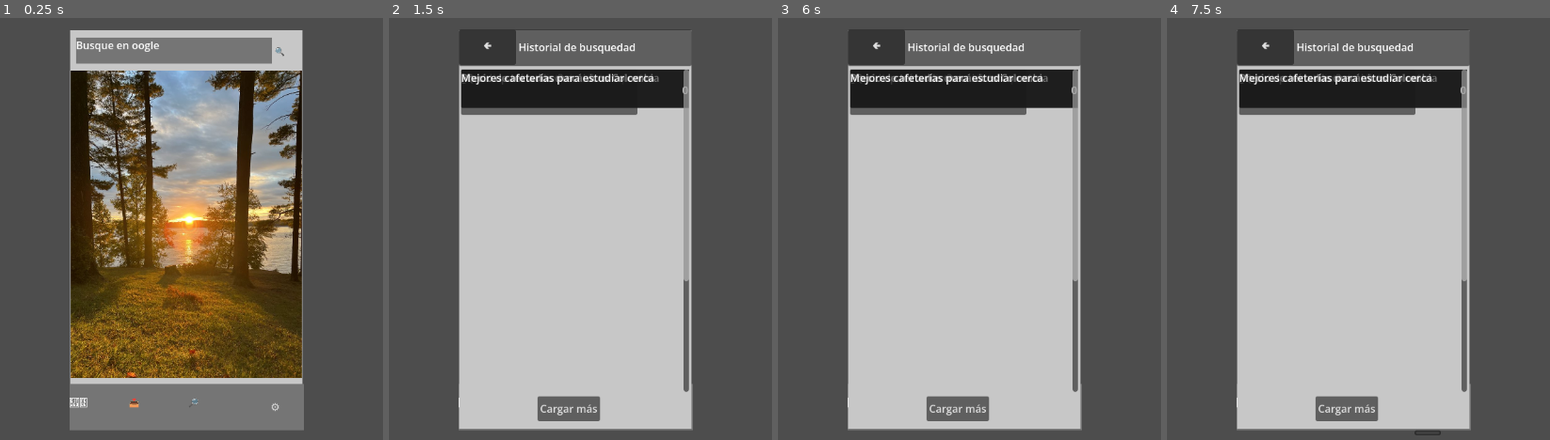
Above: before the commit, frames 1-4 (left to right).
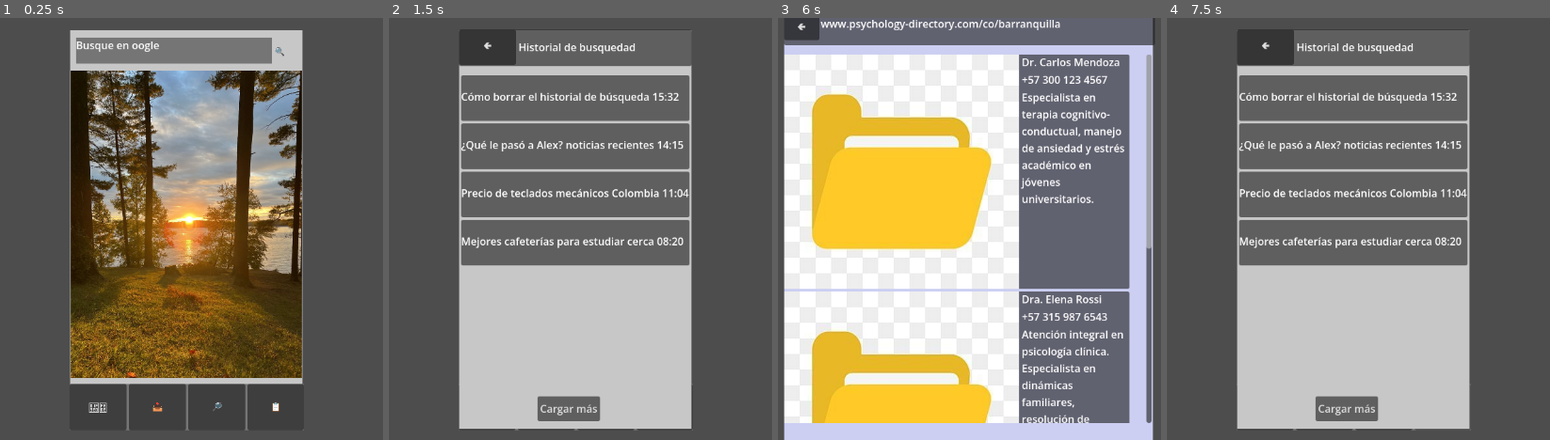
Above: after the commit, the same moments.

Repository: mspedraza09/What_happened_to_Alex-_
Game: Godot game, scene res://game/scenes/apps_2/AppBrowser/BrowserScreen.tscn
The game is run twice, just before and just after one commit, with the same random seed, the same clock (stepped at 60 frames per second) and the same inputs. The project has no main scene, so this scene is started directly.
Inputs (mouse positions are in pixels of both pictures, inside the frame that each line leads up to; where the layout moved, square brackets give the same spot in the first picture):
- Up to frame 1 (0.25 s): no input
- Up to frame 2 (1.5 s): click "⚙️" (after the commit: "📋") at 0.5 s; click (488, 406) at 1.25 s, where only the run after the commit has a clickable "🏠︎"
- Up to frame 3 (6 s): click "Cargar más" at 2 s; click (935, 406) at 2.75 s, where only the run after the commit has a clickable "📥"; click (996, 406) at 3.5 s, where only the run after the commit has a clickable "🔎"; click (938, 93) at 4.27 s; click (965, 98) [938, 93] at 5 s; click (965, 144) at 5.77 s
- Up to frame 4 (7.5 s): click "🢀" at 6.5 s; click "⚙️" (after the commit: "📋") at 7.25 s

The runs differ from the first frame. In frame 1, 6.6% of the frame differs, in the area x 18-80%, y 86-98%; in frame 2, 26%; in frame 3, 93%, in the area x 1-99%, y 0-100%; in frame 4, 26%.

Commit message:
Terminación AppBrowser

Diff:
--- a/what-happened-to-alex--/game/scenes/apps_2/AppBrowser/BrowserScreen.tscn
+++ b/what-happened-to-alex--/game/scenes/apps_2/AppBrowser/BrowserScreen.tscn
@@ -3,6 +3,7 @@
 [ext_resource type="Texture2D" uid="uid://djqixn278obdb" path="res://game/assets/paisaje.jpeg" id="1_bke1k"]
 [ext_resource type="Script" uid="uid://c4vxoledao4mb" path="res://game/scenes/apps_2/AppBrowser/browser_screen.gd" id="1_gfohv"]
 [ext_resource type="PackedScene" uid="uid://cjv61xtv1awnn" path="res://game/scenes/apps_2/AppBrowser/history_panel01.tscn" id="3_gfohv"]
+[ext_resource type="PackedScene" uid="uid://vbefr0fc80f4" path="res://game/scenes/apps_2/AppBrowser/WebScreen.tscn" id="4_k7ksn"]
 
 [node name="BrowserScreen" type="Control" unique_id=1326252284]
 layout_mode = 3
@@ -70,28 +71,39 @@
 [node name="Menu" type="HBoxContainer" parent="MarginContaineMenu" unique_id=281696305]
 layout_mode = 2
 
-[node name="House" type="Label" parent="MarginContaineMenu/Menu" unique_id=1886877928]
+[node name="House" type="Button" parent="MarginContaineMenu/Menu" unique_id=1386922382]
 custom_minimum_size = Vector2(87.5, 40)
 layout_mode = 2
 text = "🏠︎"
 
-[node name="Guard" type="Label" parent="MarginContaineMenu/Menu" unique_id=632327]
+[node name="Guard" type="Button" parent="MarginContaineMenu/Menu" unique_id=402398674]
 custom_minimum_size = Vector2(87.5, 40)
 layout_mode = 2
 text = "📥"
 
-[node name="Search" type="Label" parent="MarginContaineMenu/Menu" unique_id=56417587]
+[node name="Search" type="Button" parent="MarginContaineMenu/Menu" unique_id=948392966]
 custom_minimum_size = Vector2(87.5, 40)
 layout_mode = 2
 text = "🔎"
 
-[node name="Setting" type="MenuButton" parent="MarginContaineMenu/Menu" unique_id=863466200]
-custom_minimum_size = Vector2(86, 40)
+[node name="Setting" type="Button" parent="MarginContaineMenu/Menu" unique_id=1743946589]
+custom_minimum_size = Vector2(86, 50)
 layout_mode = 2
-text = "⚙️"
+text = "📋"
 
 [node name="HistoryPanel01" parent="." unique_id=1636176363 instance=ExtResource("3_gfohv")]
 visible = false
 layout_mode = 1
 
+[node name="WebScreen" parent="." unique_id=746974188 instance=ExtResource("4_k7ksn")]
+layout_mode = 1
+anchors_preset = -1
+anchor_left = 0.27600002
+anchor_right = 0.77300006
+anchor_bottom = 0.93600005
+offset_left = 0.047973633
+offset_top = -4.0
+offset_right = 0.50390625
+offset_bottom = 37.471985
+
 [connection signal="pressed" from="MarginContaineMenu/Menu/Setting" to="." method="_on_search_menu_pressed"]
--- a/what-happened-to-alex--/game/scenes/apps_2/AppBrowser/HistoricalItems.tscn
+++ b/what-happened-to-alex--/game/scenes/apps_2/AppBrowser/HistoricalItems.tscn
@@ -1,20 +1,50 @@
 [gd_scene format=3 uid="uid://bf1jaixjp76us"]
 
-[ext_resource type="Script" uid="uid://dtceopvuifbc1" path="res://game/scenes/apps_2/AppBrowser/historical_items.gd" id="1_meqgm"]
+[sub_resource type="GDScript" id="GDScript_1n53c"]
+script/source = "extends Button
+@export var name_search: String = \"Nombre busquedad\"
+@export var time_search: String = \"Fecha\"
+var action_type: String = \"Active/None\"
+
+# Called when the node enters the scene tree for the first time.
+func _ready() -> void:
+	pass
+# Called every frame. 'delta' is the elapsed time since the previous frame.
+func _process(delta: float) -> void:
+	pass
+
+func configurar_item(titulo: String, hora: String, tipo: String) -> void:
+	name_search = titulo
+	time_search = hora
+	action_type = tipo
+	%Name.text = name_search
+	%Time.text = time_search
+
+func _pressed() -> void:
+	if action_type == \"active\":
+		print(\"¡Clic en ítem Activo! Abriendo la web...\")
+		# Buscamos a BrowserScreen en la raíz para ejecutar el cambio de pantalla
+		var browser = get_tree().current_scene
+		if browser.has_method(\"abrir_pantalla_web\"):
+			browser.abrir_pantalla_web()
+	else:
+		print(\"Clic en ítem de relleno. No pasa nada.\")
+"
 
 [node name="HistorialItems" type="Button" unique_id=762179161]
-offset_right = 381.0
-offset_bottom = 59.0
-script = ExtResource("1_meqgm")
+custom_minimum_size = Vector2(350, 70)
+offset_right = 392.0
+offset_bottom = 74.0
+size_flags_horizontal = 3
+script = SubResource("GDScript_1n53c")
 
 [node name="HBoxContainer" type="HBoxContainer" parent="." unique_id=1455596633]
 layout_mode = 0
-offset_right = 381.0
-offset_bottom = 63.0
+offset_right = 394.0
+offset_bottom = 72.0
 
 [node name="Name" type="Label" parent="HBoxContainer" unique_id=1185922397]
 unique_name_in_owner = true
-custom_minimum_size = Vector2(260, 60)
 layout_mode = 2
 size_flags_horizontal = 3
 text = "María"
@@ -22,4 +52,5 @@
 [node name="Time" type="Label" parent="HBoxContainer" unique_id=548253225]
 unique_name_in_owner = true
 layout_mode = 2
+size_flags_horizontal = 3
 text = "14-08-26"
--- /dev/null
+++ b/what-happened-to-alex--/game/scenes/apps_2/AppBrowser/PsychologistItem.tscn
@@ -0,0 +1,36 @@
+[gd_scene format=3 uid="uid://dg55fjgfxjfjd"]
+
+[ext_resource type="Script" uid="uid://b8sskrganmba8" path="res://game/scenes/apps_2/AppBrowser/psychologist_item.gd" id="1_p2qyt"]
+
+[node name="PsychologistItem" type="PanelContainer" unique_id=1995100835]
+anchors_preset = 15
+anchor_right = 1.0
+anchor_bottom = 1.0
+grow_horizontal = 2
+grow_vertical = 2
+size_flags_horizontal = 3
+script = ExtResource("1_p2qyt")
+
+[node name="MarginContainer" type="MarginContainer" parent="." unique_id=408698300]
+layout_mode = 2
+
+[node name="HBoxContainer" type="HBoxContainer" parent="MarginContainer" unique_id=748493039]
+layout_mode = 2
+
+[node name="ProfilePhoto" type="TextureRect" parent="MarginContainer/HBoxContainer" unique_id=861043127]
+layout_mode = 2
+
+[node name="TextContainer" type="VBoxContainer" parent="MarginContainer/HBoxContainer" unique_id=1217886342]
+layout_mode = 2
+size_flags_horizontal = 3
+
+[node name="NameLabel" type="Label" parent="MarginContainer/HBoxContainer/TextContainer" unique_id=118691859]
+layout_mode = 2
+
+[node name="PhoneLabel" type="Label" parent="MarginContainer/HBoxContainer/TextContainer" unique_id=1796491659]
+layout_mode = 2
+
+[node name="DescriptionLabel" type="Label" parent="MarginContainer/HBoxContainer/TextContainer" unique_id=2062738651]
+layout_mode = 2
+size_flags_vertical = 3
+autowrap_mode = 3
--- /dev/null
+++ b/what-happened-to-alex--/game/scenes/apps_2/AppBrowser/WebScreen.tscn
@@ -0,0 +1,57 @@
+[gd_scene format=3 uid="uid://vbefr0fc80f4"]
+
+[ext_resource type="Script" uid="uid://r54s0eiom8h4" path="res://game/scenes/apps_2/AppBrowser/web_screen.gd" id="1_j6jbw"]
+[ext_resource type="PackedScene" uid="uid://dg55fjgfxjfjd" path="res://game/scenes/apps_2/AppBrowser/PsychologistItem.tscn" id="2_6noyi"]
+
+[node name="WebScreen" type="Control" unique_id=746974188]
+layout_mode = 3
+anchors_preset = 15
+anchor_right = 1.0
+anchor_bottom = 1.0
+offset_left = 317.0
+offset_top = 21.0
+offset_right = -268.0
+offset_bottom = 23.0
+grow_horizontal = 2
+grow_vertical = 2
+script = ExtResource("1_j6jbw")
+psychologist_item_scene = ExtResource("2_6noyi")
+
+[node name="Background" type="ColorRect" parent="." unique_id=1069225653]
+layout_direction = 1
+layout_mode = 0
+offset_right = 565.0
+offset_bottom = 662.0
+color = Color(0.7990171, 0.8117478, 0.948217, 1)
+
+[node name="TopBar" type="Panel" parent="." unique_id=1313594309]
+layout_mode = 1
+anchors_preset = -1
+anchor_right = 0.492
+anchor_bottom = 0.054
+offset_top = 1.0
+offset_right = 286.03598
+offset_bottom = 11.007999
+
+[node name="UrlLabel" type="Label" parent="TopBar" unique_id=397588567]
+custom_minimum_size = Vector2(560, 0)
+layout_mode = 0
+offset_left = 56.0
+offset_right = 550.0
+offset_bottom = 32.0
+text = "www.psychology-directory.com/co/barranquilla"
+
+[node name="BackButton" type="Button" parent="TopBar" unique_id=1400758826]
+layout_mode = 0
+offset_right = 54.0
+offset_bottom = 35.0
+text = "🢀"
+
+[node name="ScrollContainer" type="ScrollContainer" parent="." unique_id=278756523]
+layout_mode = 0
+offset_top = 60.0
+offset_right = 563.0
+offset_bottom = 626.0
+
+[node name="ProfileList" type="VBoxContainer" parent="ScrollContainer" unique_id=486007986]
+layout_mode = 2
--- a/what-happened-to-alex--/game/scenes/apps_2/AppBrowser/browser_screen.gd
+++ b/what-happened-to-alex--/game/scenes/apps_2/AppBrowser/browser_screen.gd
@@ -1,10 +1,10 @@
 extends Control
 @onready var history_panel = $HistoryPanel01
-# Ruta exacta basada en tu nuevo árbol: MarginContaineMenu/ColorMenu/Menu/Search
-@onready var btn_search_menu = $MarginContaineMenu/Menu/Setting
+@onready var search_menu_btn = $MarginContaineMenu/Menu/Setting
+@onready var web_screen = $WebScreen
 
 # Base de datos simulada del historial
-var lista_historial: Array = [
+var search_history: Array = [
 	{"titulo": "Cómo borrar el historial de búsqueda", "hora": "15:32", "tipo": "none"},
 	{"titulo": "¿Qué le pasó a Alex? noticias recientes", "hora": "14:15", "tipo": "active"},
 	{"titulo": "Precio de teclados mecánicos Colombia", "hora": "11:04", "tipo": "none"},
@@ -12,23 +12,22 @@
 ]
 
 func _ready() -> void:
-	history_panel.hide() # El historial empieza oculto al iniciar la app
+	history_panel.hide()
+	web_screen.hide() # Nos aseguramos de que la web no se vea al iniciar
 
-	# Conectamos el clic de la lupa del menú inferior
-	if btn_search_menu:
-		btn_search_menu.pressed.connect(_on_search_menu_pressed)
+	if search_menu_btn:
+		search_menu_btn.pressed.connect(_on_search_menu_pressed)
 
 func _on_search_menu_pressed() -> void:
-	# Pasamos los datos al panel y lo hacemos visible
-	history_panel.cargar_historial(lista_historial)
+	# 3. Llamamos a la función (que ahora está en inglés) y pasamos los datos
+	history_panel.load_history(search_history)
 	history_panel.show()
 
 # Función que se ejecuta al clickear el historial correcto de Alex
-func abrir_pantalla_web() -> void:
+func open_web_screen() -> void:
 	history_panel.hide()
-	print("¡Trigger funcionando con éxito! Cambiando a la pantalla de la web...")
-	# Aquí meteremos la escena de la web en la siguiente fase de tu diseño
-
+	print("Trigger successful! Opening the web screen...")
+	web_screen.show() # Mostramos la página de los psicólogos
 
 # Called every frame. 'delta' is the elapsed time since the previous frame.
 func _process(delta: float) -> void:
--- a/what-happened-to-alex--/game/scenes/apps_2/AppBrowser/history_panel01.tscn
+++ b/what-happened-to-alex--/game/scenes/apps_2/AppBrowser/history_panel01.tscn
@@ -1,7 +1,7 @@
 [gd_scene format=3 uid="uid://cjv61xtv1awnn"]
 
 [ext_resource type="Script" uid="uid://b5kgiv3p01eya" path="res://game/scenes/apps_2/AppBrowser/history_panel_01.gd" id="1_uclwr"]
-[ext_resource type="PackedScene" uid="uid://bf1jaixjp76us" path="res://game/scenes/apps_2/AppBrowser/HistoricalItems.tscn" id="3_whk1n"]
+[ext_resource type="PackedScene" uid="uid://e7xr8mnqibx7" path="res://game/scenes/apps_2/AppBrowser/items.tscn" id="3_uclwr"]
 
 [node name="HistoryPanel01" type="Control" unique_id=1636176363]
 layout_mode = 3
@@ -11,7 +11,7 @@
 grow_horizontal = 2
 grow_vertical = 2
 script = ExtResource("1_uclwr")
-item_escena = ExtResource("3_whk1n")
+item_escena = ExtResource("3_uclwr")
 
 [node name="ColorRect2" type="ColorRect" parent="." unique_id=440610010]
 layout_mode = 0
@@ -50,19 +50,20 @@
 layout_mode = 2
 text = "Historial de busquedad"
 
-[node name="ScrollContainer" type="ScrollContainer" parent="." unique_id=1826853710]
-layout_mode = 0
-offset_left = 419.0
-offset_top = 79.0
-offset_right = 768.0
-offset_bottom = 574.0
+[node name="ScrollContainer" type="ScrollContainer" parent="." unique_id=411394317]
+layout_mode = 1
+anchors_preset = -1
+anchor_left = 0.36400002
+anchor_top = 0.136
+anchor_right = 0.66800004
+anchor_bottom = 0.864
+offset_left = -0.32803345
+offset_top = -0.12800598
+offset_right = -0.5360718
+offset_bottom = 0.12799072
+grow_horizontal = 2
+grow_vertical = 2
+horizontal_scroll_mode = 0
 
-[node name="VBoxContainer" type="VBoxContainer" parent="ScrollContainer" unique_id=1915000270]
-custom_minimum_size = Vector2(200, 760)
+[node name="VBoxContainer" type="VBoxContainer" parent="ScrollContainer" unique_id=1158605817]
 layout_mode = 2
-
-[node name="HistoricalItems" parent="ScrollContainer/VBoxContainer" unique_id=762179161 instance=ExtResource("3_whk1n")]
-custom_minimum_size = Vector2(270, 70)
-layout_mode = 2
-
-[connection signal="pressed" from="ScrollContainer/VBoxContainer/HistoricalItems" to="ScrollContainer/VBoxContainer/HistoricalItems" method="_pressed"]
--- a/what-happened-to-alex--/game/scenes/apps_2/AppBrowser/history_panel_01.gd
+++ b/what-happened-to-alex--/game/scenes/apps_2/AppBrowser/history_panel_01.gd
@@ -1,5 +1,5 @@
 extends Control
-@onready var vbox: Button = $ScrollContainer/VBoxContainer/HistoricalItems
+@onready var vbox: VBoxContainer = $ScrollContainer/VBoxContainer
 @onready var btn_back: Button = $TopTitle/HBoxContainer/ButtonBack
 
 # Exportamos una variable para asignarle la escena del botón desde el inspector
@@ -10,7 +10,7 @@
 	if btn_back:
 		btn_back.pressed.connect(hide)
 
-func cargar_historial(lista_busquedas: Array) -> void:
+func load_history(search_list: Array) -> void:
 	# Verificación de seguridad por si olvidaste asignar la escena en el inspector
 	if not item_escena:
 		push_error("¡Error! No has asignado la escena 'HistorialItems' en el Inspector de HistoryPanel01.")
@@ -21,10 +21,9 @@
 		hijo.queue_free()
 
 	# 2. Instanciamos los nuevos ítems basados en el diccionario
-	for datos in lista_busquedas:
+	for datos in search_list:
 		# Creamos una copia nueva de la escena guardada
 		var nuevo_item = item_escena.instantiate()
-
 		# Lo agregamos al contenedor vertical
 		vbox.add_child(nuevo_item)
 
--- a/what-happened-to-alex--/game/scenes/apps_2/AppBrowser/historical_items.gd
+++ b/what-happened-to-alex--/game/scenes/apps_2/AppBrowser/items.gd
@@ -5,7 +5,9 @@
 
 # Called when the node enters the scene tree for the first time.
 func _ready() -> void:
-	pass
+	pass # Replace with function body.
+
+
 # Called every frame. 'delta' is the elapsed time since the previous frame.
 func _process(delta: float) -> void:
 	pass
@@ -19,10 +21,11 @@
 
 func _pressed() -> void:
 	if action_type == "active":
-		print("¡Clic en ítem Activo! Abriendo la web...")
-		# Buscamos a BrowserScreen en la raíz para ejecutar el cambio de pantalla
+		print("Click on active item! Opening web...")
 		var browser = get_tree().current_scene
-		if browser.has_method("abrir_pantalla_web"):
-			browser.abrir_pantalla_web()
+		print("Hola")
+		# Buscamos y ejecutamos la función con su NUEVO nombre en inglés
+		if browser.has_method("open_web_screen"):
+			browser.open_web_screen()
 	else:
-		print("Clic en ítem de relleno. No pasa nada.")
+		print("Regular item clicked. Nothing happens.")
--- /dev/null
+++ b/what-happened-to-alex--/game/scenes/apps_2/AppBrowser/items.tscn
@@ -0,0 +1,27 @@
+[gd_scene format=3 uid="uid://e7xr8mnqibx7"]
+
+[ext_resource type="Script" uid="uid://dsydrblqnldvo" path="res://game/scenes/apps_2/AppBrowser/items.gd" id="1_7mpv1"]
+
+[node name="items" type="Button" unique_id=1618449721]
+custom_minimum_size = Vector2(350, 70)
+anchors_preset = -1
+anchor_right = 0.37500003
+anchor_bottom = 0.11000001
+offset_right = -3.0517578e-05
+offset_bottom = -0.2800064
+script = ExtResource("1_7mpv1")
+
+[node name="HBoxContainer" type="HBoxContainer" parent="." unique_id=1114037823]
+layout_mode = 0
+offset_right = 433.0
+offset_bottom = 66.0
+
+[node name="Name" type="Label" parent="HBoxContainer" unique_id=1469600572]
+unique_name_in_owner = true
+layout_mode = 2
+
+[node name="Time" type="Label" parent="HBoxContainer" unique_id=1333282449]
+unique_name_in_owner = true
+layout_mode = 2
+
+[connection signal="pressed" from="." to="." method="_pressed"]
--- /dev/null
+++ b/what-happened-to-alex--/game/scenes/apps_2/AppBrowser/psychologist_item.gd
@@ -0,0 +1,22 @@
+extends PanelContainer
+@onready var name_label: Label = $MarginContainer/HBoxContainer/TextContainer/NameLabel
+@onready var phone_label: Label = $MarginContainer/HBoxContainer/TextContainer/PhoneLabel
+@onready var description_label: Label = $MarginContainer/HBoxContainer/TextContainer/DescriptionLabel
+@onready var profile_photo: TextureRect = $MarginContainer/HBoxContainer/ProfilePhoto
+var is_key_clue: bool = false
+# Called when the node enters the scene tree for the first time.
+func _ready() -> void:
+	pass # Replace with function body.
+
+# Called every frame. 'delta' is the elapsed time since the previous frame.
+func _process(delta: float) -> void:
+	pass
+
+func setup_profile(data: Dictionary) -> void:
+	name_label.text = data["nombre"]
+	phone_label.text = data["telefono"]
+	description_label.text = data["descripcion"]
+	is_key_clue = data["clave"]
+
+	if data["foto_ruta"] != "":
+		profile_photo.texture = load(data["foto_ruta"])
--- /dev/null
+++ b/what-happened-to-alex--/game/scenes/apps_2/AppBrowser/web_screen.gd
@@ -0,0 +1,53 @@
+extends Control
+@onready var profile_list: VBoxContainer = $ScrollContainer/ProfileList
+@onready var back_button: Button = $TopBar/BackButton
+@export var psychologist_item_scene: PackedScene
+
+var directory_data: Array = [
+	{
+		"nombre": "Dr. Carlos Mendoza",
+		"telefono": "+57 300 123 4567",
+		"descripcion": "Especialista en terapia cognitivo-conductual, manejo de ansiedad y estrés académico en jóvenes universitarios.",
+		"foto_ruta": "res://game/assets/Folder Vector Icon, Folder Icons, Folder Clipart, Folder Icon PNG and Vector with Transparent Background for Free Download.jpeg", # Deja vacío "" si usarás texturas por defecto
+		"clave": false
+	},
+	{
+		"nombre": "Dra. Elena Rossi",
+		"telefono": "+57 315 987 6543",
+		"descripcion": "Atención integral en psicología clínica. Especialista en dinámicas familiares, resolución de conflictos y apoyo en crisis emocionales.",
+		"foto_ruta": "res://game/assets/Folder Vector Icon, Folder Icons, Folder Clipart, Folder Icon PNG and Vector with Transparent Background for Free Download.jpeg",
+		"clave": false
+	},
+	{
+		"nombre": "Dr. Humberto Gómez",
+		"telefono": "+57 311 555 0192",
+		"descripcion": "Psicólogo clínico y forense. Especialista en trauma digital, ciberacoso y manejo de crisis de identidad en entornos virtuales.",
+		"foto_ruta": "res://game/assets/Folder Vector Icon, Folder Icons, Folder Clipart, Folder Icon PNG and Vector with Transparent Background for Free Download.jpeg",
+		"clave": true # Este es el contacto clave para investigar el caso de Alex
+	}
+]
+# Called when the node enters the scene tree for the first time.
+func _ready() -> void:
+	if back_button:
+		back_button.pressed.connect(hide)
+
+	generate_directory()
+
+func generate_directory() -> void:
+	# Limpiamos perfiles viejos
+	for child in profile_list.get_children():
+		child.queue_free()
+
+	if not psychologist_item_scene:
+		return
+
+	# Instanciamos los perfiles
+	for data in directory_data:
+		var new_profile = psychologist_item_scene.instantiate()
+		profile_list.add_child(new_profile)
+
+		if new_profile.has_method("setup_profile"):
+			new_profile.setup_profile(data)
+# Called every frame. 'delta' is the elapsed time since the previous frame.
+func _process(delta: float) -> void:
+	pass
Not shown, removed: what-happened-to-alex--/game/scenes/apps_2/AppBrowser/historical_items.gd.uid
Not shown, added: what-happened-to-alex--/game/scenes/apps_2/AppBrowser/items.gd.uid
Not shown, added: what-happened-to-alex--/game/scenes/apps_2/AppBrowser/psychologist_item.gd.uid
Not shown, added: what-happened-to-alex--/game/scenes/apps_2/AppBrowser/web_screen.gd.uid
